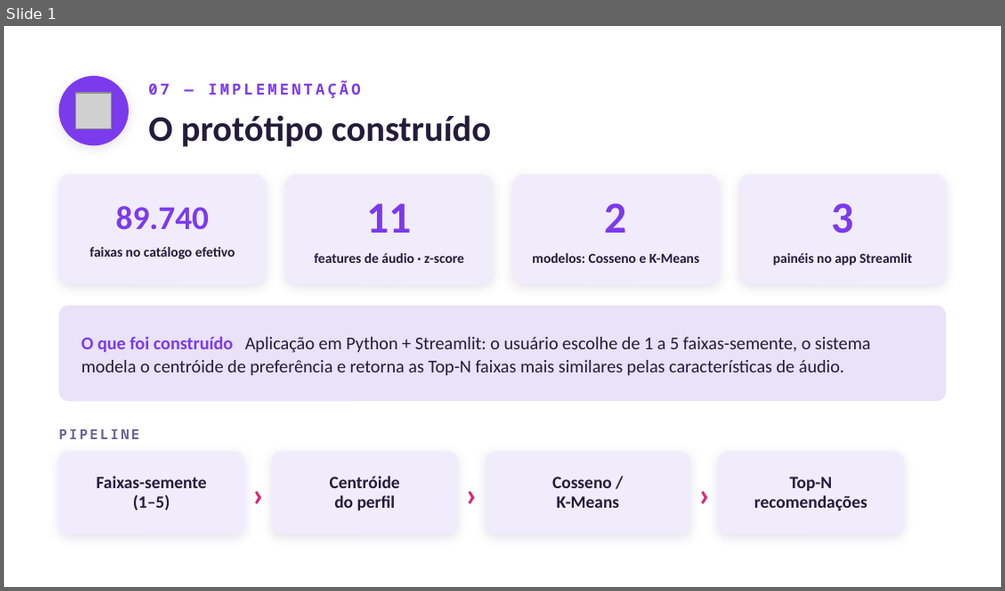
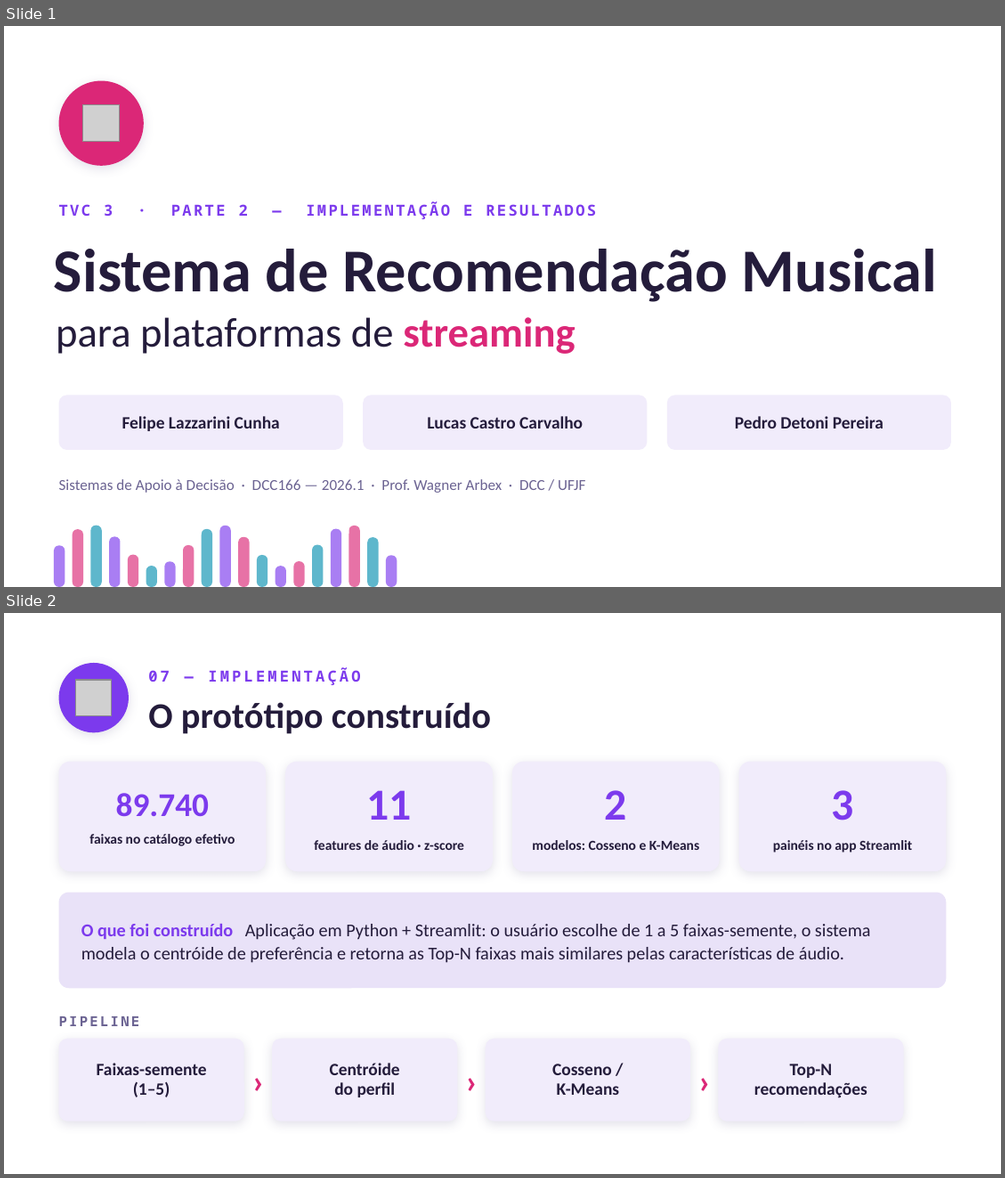
Before and after one commit to pdetoni/tvc3-sistema-recomendacao-musical, a slide deck: apresentacao tvc3.2.pptx. Shown one above the other, each under a label of ours: slide 1 before the commit, slides 1 and 2 after it. The pictures are 1005x591 and 1005x1178 pixels, drawn with LibreOffice and Linux fonts; fonts in the diff are those of the drawing; grey boxes stand for pictures. Boxes give left, top, right and bottom in pixels: in the first picture for what was removed or moved away, otherwise in the second. Text is boxed around its words. In the diff, an @@ line names an element or a change of style, - is before the commit and + after.

Commit message:
docs: valida resultados na base real e adiciona capa/encerramento aos slides
- Reproduzi todos os experimentos com o Spotify Tracks Dataset real
  (89.740 faixas, 113 gêneros): Precisão de Gênero, ILS/Cobertura, cobertura
  por nº de consultas e Silhueta batem com as tabelas do relatório
- Ajusta a silhueta em K=20 (0,119 -> 0,118) para casar com a saída
  determinística de reproduzir_experimentos.py; recompila docs/relatorio.pdf
- Slides: adiciona capa com os nomes da equipe (estilo da Parte 1) e slide de
  encerramento com o repositório e a nota de reprodutibilidade (5 slides)

```diff
--- a/apresentacao tvc3.2.pptx
+++ b/apresentacao tvc3.2.pptx
@@ slide 1 added at (4, 26, 1001, 587), background #FFFFFF @@
@@ ellipse added at (59, 81, 144, 166), fill #DB2777 @@
@@ picture added at (82, 104, 120, 142) @@
@@ text added at (59, 202, 596, 219), 11 pt, text #7C3AED, bold @@
+TVC 3 · PARTE 2 — IMPLEMENTAÇÃO E RESULTADOS
@@ text added at (54, 248, 937, 302), 44 pt, text #241C3B, bold @@
+Sistema de Recomendação Musical
@@ text added at (56, 317, 574, 354), 30 pt, text #241C3B @@
+para plataformas de streaming
@@ rounded rectangle added at (59, 394, 343, 450), fill #F1ECFB @@
@@ rounded rectangle added at (363, 394, 647, 450), fill #F1ECFB @@
@@ rounded rectangle added at (667, 394, 951, 450), fill #F1ECFB @@
@@ text added at (122, 416, 280, 431), 12.5 pt, text #241C3B, bold @@
+Felipe Lazzarini Cunha
@@ text added at (427, 416, 582, 428), 12.5 pt, text #241C3B, bold @@
+Lucas Castro Carvalho
@@ text added at (735, 416, 883, 428), 12.5 pt, text #241C3B, bold @@
+Pedro Detoni Pereira
@@ text added at (59, 479, 585, 492), 11 pt, text #6B6392 @@
+Sistemas de Apoio à Decisão · DCC166 — 2026.1 · Prof. Wagner Arbex · DCC / UFJF
@@ rounded rectangle added at (73, 530, 84, 587), fill #DB2777 at 65% opacity @@
@@ rounded rectangle added at (90, 525, 102, 587), fill #0891B2 at 65% opacity @@
@@ rounded rectangle added at (202, 528, 212, 586), fill #0891B2 at 65% opacity @@
@@ rounded rectangle added at (220, 525, 231, 587), fill #7C3AED at 65% opacity @@
@@ rounded rectangle added at (330, 528, 341, 586), fill #7C3AED at 65% opacity @@
@@ rounded rectangle added at (349, 525, 360, 587), fill #DB2777 at 65% opacity @@
@@ rounded rectangle added at (54, 546, 65, 587), fill #7C3AED at 65% opacity @@
@@ rounded rectangle added at (109, 536, 120, 586), fill #7C3AED at 65% opacity @@
@@ rounded rectangle added at (128, 555, 138, 586), fill #DB2777 at 65% opacity @@
@@ rounded rectangle added at (182, 546, 194, 587), fill #DB2777 at 65% opacity @@
@@ rounded rectangle added at (238, 536, 250, 586), fill #DB2777 at 65% opacity @@
@@ rounded rectangle added at (257, 555, 268, 586), fill #0891B2 at 65% opacity @@
@@ rounded rectangle added at (312, 544, 323, 586), fill #0891B2 at 65% opacity @@
@@ rounded rectangle added at (368, 538, 379, 587), fill #0891B2 at 65% opacity @@
@@ rounded rectangle added at (386, 556, 396, 587), fill #7C3AED at 65% opacity @@
@@ rounded rectangle added at (146, 565, 157, 586), fill #0891B2 at 65% opacity @@
@@ rounded rectangle added at (164, 561, 176, 587), fill #7C3AED at 65% opacity @@
@@ rounded rectangle added at (275, 565, 286, 586), fill #7C3AED at 65% opacity @@
@@ rounded rectangle added at (293, 561, 304, 587), fill #DB2777 at 65% opacity @@
@@ what was slide 1 is now slide 2 @@
```
Also in this commit, not shown: 1 other slide added, 3 other files.
